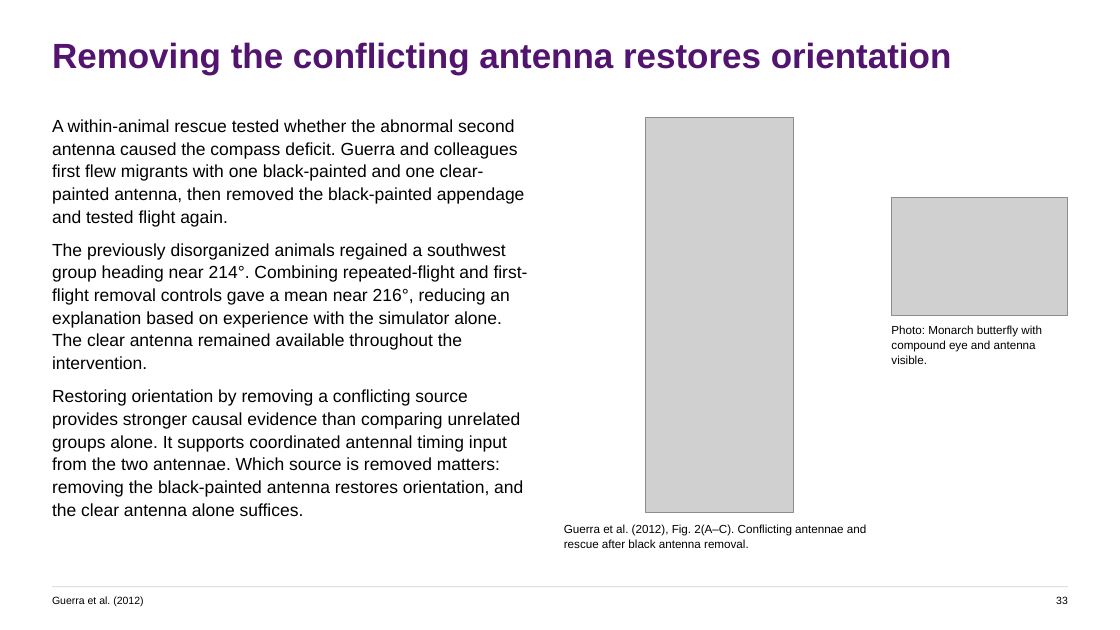
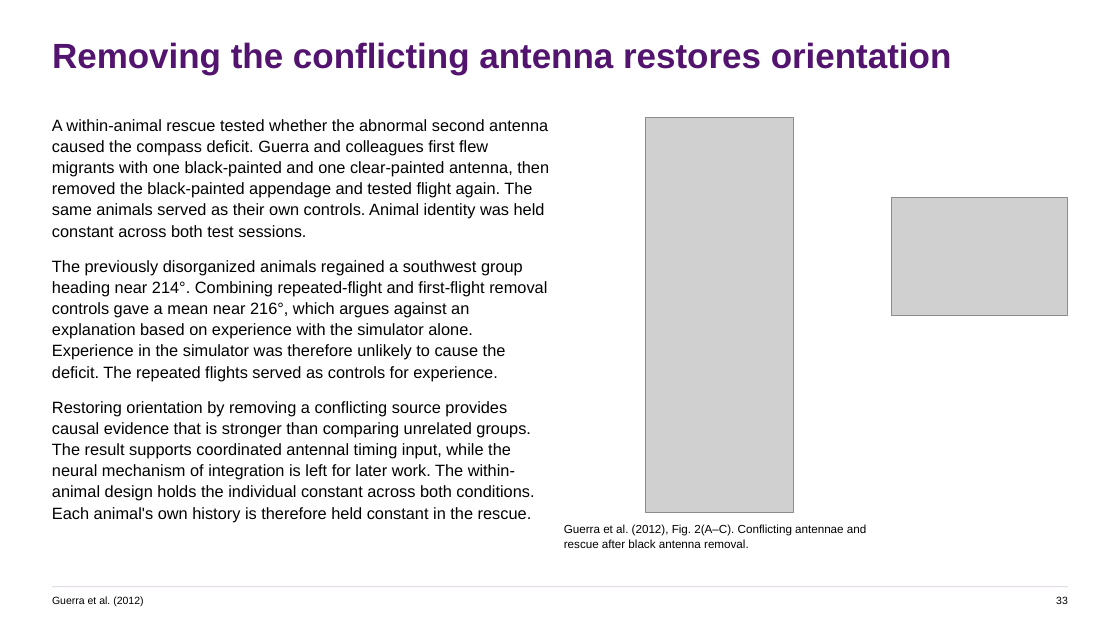
Before and after one commit to jordanxxlopez/NEUROETHOLOGY, a slide deck: slide 43 of scaffolded/Neuroethology_Lecture30_FA2026_SCAFFOLDED.pptx (slide 44 before the commit). Drawn at 1120x630 pixels with LibreOffice and Linux fonts; fonts in the diff are those of the drawing; grey boxes stand for pictures. Boxes give left, top, right and bottom in pixels: in the first picture for what was removed or moved away, otherwise in the second. Text is boxed around its words. In the diff, an @@ line names an element or a change of style, - is before the commit and + after.

```diff
--- a/scaffolded/Neuroethology_Lecture30_FA2026_SCAFFOLDED.pptx
+++ b/scaffolded/Neuroethology_Lecture30_FA2026_SCAFFOLDED.pptx
@@ text at <box>52,119,549,522</box>: text changed; size 15 to 14 pt @@
-A within-animal rescue tested whether the abnormal second antenna caused the compass deficit. Guerra and colleagues first flew migrants with one black-painted and one clear-painted antenna, then removed the black-painted appendage and tested flight again.
-The previously disorganized animals regained a southwest group heading near 214°. Combining repeated-flight and first-flight removal controls gave a mean near 216°, reducing an explanation based on experience with the simulator alone. The clear antenna remained available throughout the intervention.
-Restoring orientation by removing a conflicting source provides stronger causal evidence than comparing unrelated groups alone. It supports coordinated antennal timing input from the two antennae. Which source is removed matters: removing the black-painted antenna restores orientation, and the clear antenna alone suffices.
+A within-animal rescue tested whether the abnormal second antenna caused the compass deficit. Guerra and colleagues first flew migrants with one black-painted and one clear-painted antenna, then removed the black-painted appendage and tested flight again. The same animals served as their own controls. Animal identity was held constant across both test sessions.
+The previously disorganized animals regained a southwest group heading near 214°. Combining repeated-flight and first-flight removal controls gave a mean near 216°, which argues against an explanation based on experience with the simulator alone. Experience in the simulator was therefore unlikely to cause the deficit. The repeated flights served as controls for experience.
+Restoring orientation by removing a conflicting source provides causal evidence that is stronger than comparing unrelated groups. The result supports coordinated antennal timing input, while the neural mechanism of integration is left for later work. The within-animal design holds the individual constant across both conditions. Each animal's own history is therefore held constant in the rescue.
@@ text removed at <box>891,325,1042,364</box> @@
-Photo: Monarch butterfly with compound eye and antenna visible.
```
Also in this commit, not shown: 51 other slides changed, 7 slides added, 7 slides removed, 5 other files.
